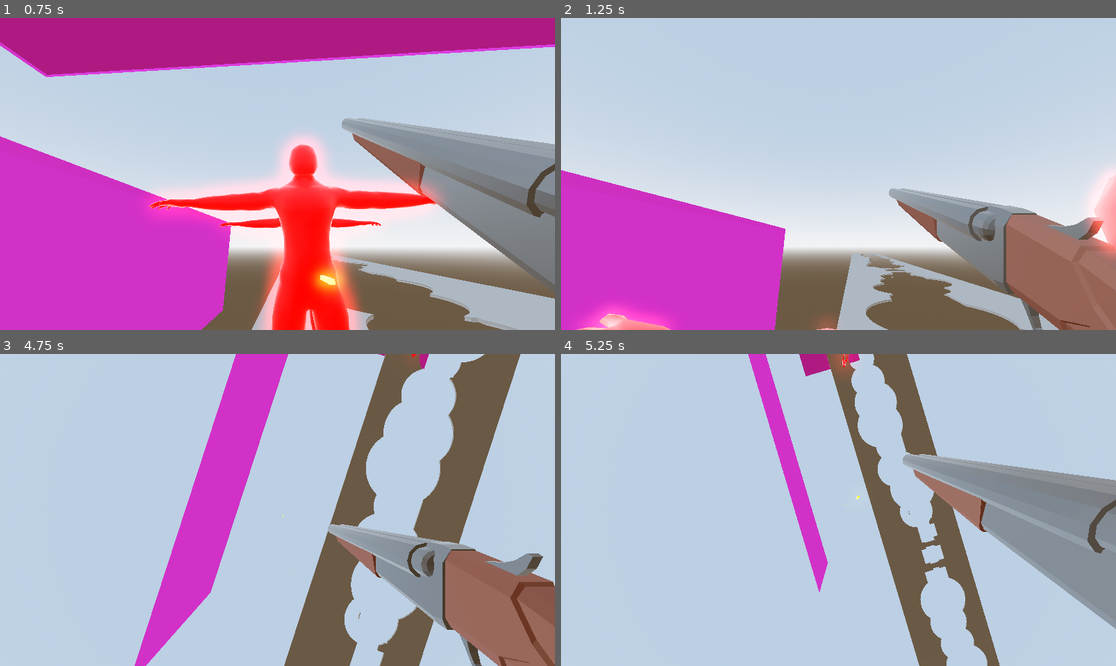
Above: before the commit, frames 1-4 (two rows, left to right).
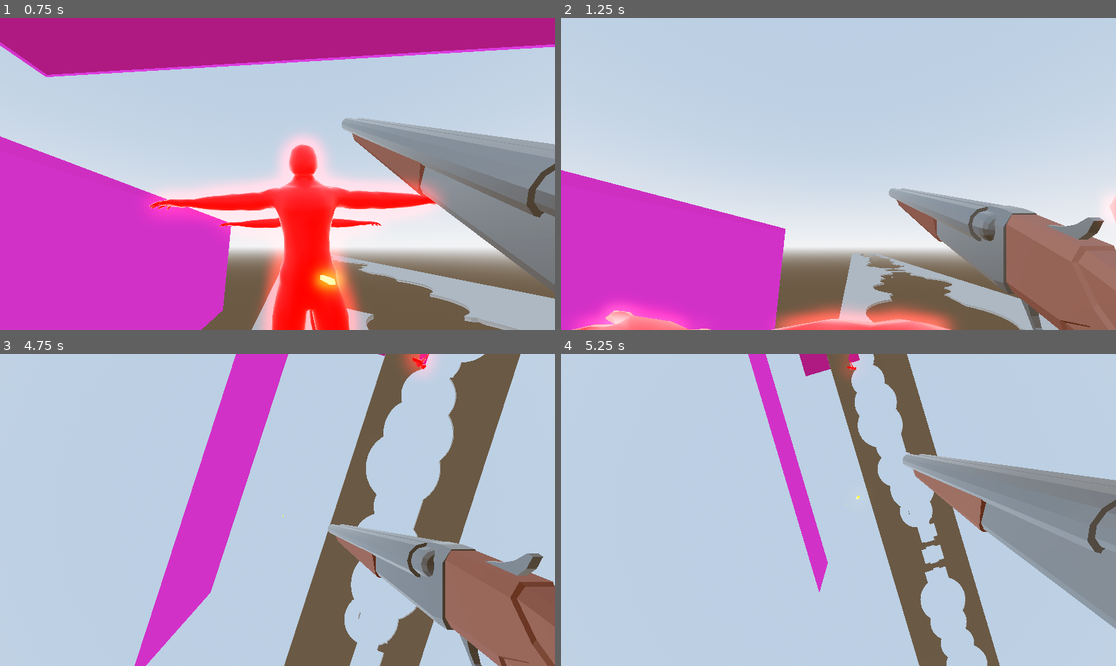
Above: after the commit, the same moments.

Repository: Games4Doritos/UWAGameJam2
Game: Godot game, scene res://Scenes/world.tscn
Two runs of this game, one before a commit and one after it. Both use one fixed random seed, a clock stepped at 60 frames per second and the inputs below. This scene is started directly instead of the project's main scene.
Inputs (mouse positions are in pixels of both pictures, inside the frame that each line leads up to):
- Up to frame 1 (0.75 s): move the mouse to (271, 180) at 0.52 s; hold W (forward) from 0.53 s (still down); hold Shift (run) from 0.53 s (still down); click (271, 180) at 0.67 s
- Up to frame 2 (1.25 s): keep holding W (forward); keep holding Shift (run); tap Space (jump) at 0.77 s
- Up to frame 3 (4.75 s): move the mouse to (316, 513) at 1.27 s; release Shift (run) at 1.28 s; click (316, 513) at 1.35 s; tap Space (jump) at 1.52, 3.02, 3.77, 4.52 s; move the mouse to (233, 506) at 2.02 s; hold Shift (run) 2.03-2.78 s; move the mouse to (283, 510) at 2.77 s; release W (forward) at 2.78 s; hold A (left) 2.78-3.53 s; click (283, 510) at 2.85 s; move the mouse to (255, 503) at 3.52 s; hold Shift (run) 3.53-4.28 s; hold W (forward) from 3.53 s (still down); move the mouse to (305, 510) at 4.27 s; click (305, 510) at 4.35 s
- Up to frame 4 (5.25 s): keep holding W (forward); move the mouse to (810, 510) at 5.02 s; hold Shift (run) from 5.03 s (still down); click (810, 510) at 5.17 s

Frame 1 is identical in both runs. In frame 2, 3.9% of the frame differs, in the area x 2-100%, y 48-100%; in frame 3, 0.4%; in frame 4, 0.1%.

Commit message:
feat: Player Hit Sound
Added impact noise when player is hit by electric ball.

Diff:
--- a/Scenes/enemy.tscn
+++ b/Scenes/enemy.tscn
@@ -410,11 +410,11 @@
 shape = SubResource("CapsuleShape3D_287tu")
 
 [node name="Physical Bone mixamorig_Neck" type="PhysicalBone3D" parent="RootNode/Skeleton3D/PhysicalBoneSimulator3D" index="4"]
-transform = Transform3D(-1, 9.3311095e-17, 1.459049e-16, -1.2246469e-16, 0.2147305, -0.97667336, -1.2246469e-16, -0.97667336, -0.2147305, 0.010082372, 2.2031326, -0.0059629437)
+transform = Transform3D(-1, 9.3311095e-17, 1.459049e-16, -1.2246469e-16, 0.2147305, -0.97667336, -1.2246469e-16, -0.97667336, -0.2147305, 0.010082372, 2.2031326, -0.00596912)
 collision_layer = 2
 joint_type = 5
-joint_offset = Transform3D(1, 0, 0, 0, 1, 0, 0, 0, 1, 6.4921275e-25, -0.00017958041, 0.043602783)
-body_offset = Transform3D(-1, 0, 1.4889251e-23, 0, 0.2147305, -0.97667336, 0, -0.97667336, -0.2147305, 0, 0.042624235, 0.009187455)
+joint_offset = Transform3D(1, 0, 0, 0, 1, 0, 0, 0, 1, 6.49193e-25, -0.00018561352, 0.043601457)
+body_offset = Transform3D(-1, 0, 1.4889251e-23, 0, 0.2147305, -0.97667336, 0, -0.97667336, -0.2147305, 0, 0.042624235, 0.009181279)
 bone_name = "mixamorig_Neck"
 joint_constraints/x/linear_limit_enabled = true
 joint_constraints/x/linear_limit_upper = 0.0
@@ -720,11 +720,11 @@
 shape = SubResource("CapsuleShape3D_vh8xy")
 
 [node name="Physical Bone mixamorig_LeftUpLeg" type="PhysicalBone3D" parent="RootNode/Skeleton3D/PhysicalBoneSimulator3D" index="12"]
-transform = Transform3D(-0.9965967, 1.013401e-07, -0.08243225, -0.082432, 0.0024360176, 0.9965937, 0.0002009074, 0.999997, -0.0024277188, 0.19261594, 1.0286961, -0.0036641117)
+transform = Transform3D(-0.9965967, 1.013401e-07, -0.08243225, -0.082432, 0.0024360176, 0.9965937, 0.0002009074, 0.999997, -0.0024277188, 0.19261596, 1.0286963, -0.0036632312)
 collision_layer = 2
 joint_type = 2
-joint_offset = Transform3D(1, 0, 0, 0, 1, 0, 0, 0, 1, 2.9445104e-07, -5.4175347e-05, 0.30517706)
-body_offset = Transform3D(1, -1.0099029e-07, 1.1687405e-08, 3.4606273e-09, 8.1490725e-09, -1.0000001, 1.0099029e-07, 1.0000001, 7.916242e-09, -2.9802322e-07, 0.3051771, 5.417294e-05)
+joint_offset = Transform3D(1, 0, 0, 0, 1, 0, 0, 0, 1, 3.2425325e-07, -5.505661e-05, 0.30517682)
+body_offset = Transform3D(1, -1.0099029e-07, 1.1687405e-08, 3.4606273e-09, 8.1490725e-09, -1.0000001, 1.0099029e-07, 1.0000001, 7.916242e-09, -3.2782555e-07, 0.30517685, 5.5054203e-05)
 bone_name = "mixamorig_LeftUpLeg"
 joint_constraints/swing_span = 45.0
 joint_constraints/twist_span = 0.0
@@ -737,11 +737,11 @@
 shape = SubResource("CapsuleShape3D_ve8xs")
 
 [node name="Physical Bone mixamorig_LeftLeg" type="PhysicalBone3D" parent="RootNode/Skeleton3D/PhysicalBoneSimulator3D" index="13"]
-transform = Transform3D(-0.99771625, 7.339758e-05, -0.0675449, -0.06754473, 0.0013993804, 0.9977153, 0.00016775087, 0.9999991, -0.0013912268, 0.23927768, 0.41173577, -0.002476805)
+transform = Transform3D(-0.99771625, 7.359104e-05, -0.0675449, -0.06754473, 0.0013993803, 0.9977153, 0.00016794389, 0.9999991, -0.0013912137, 0.23927768, 0.41173577, -0.0024752608)
 collision_layer = 2
 joint_type = 2
-joint_offset = Transform3D(1, 0, 0, 0, 1, 0, 0, 0, 1, 0.00032693808, -6.4416585e-05, 0.31356436)
-body_offset = Transform3D(1, -3.209323e-06, -8.771168e-07, -8.916256e-07, 1.9453e-07, -1.0000001, 3.209294e-06, 1.0000001, 1.9464642e-07, -0.00032666326, 0.3135644, 6.4354506e-05)
+joint_offset = Transform3D(1, 0, 0, 0, 1, 0, 0, 0, 1, 0.00032693805, -6.5964865e-05, 0.31356436)
+body_offset = Transform3D(1, -3.402325e-06, -8.7711464e-07, -8.91357e-07, 2.0768493e-07, -1.0000001, 3.4023105e-06, 1.0000001, 2.0768493e-07, -0.00032666326, 0.3135644, 6.589864e-05)
 bone_name = "mixamorig_LeftLeg"
 joint_constraints/swing_span = 45.0
 joint_constraints/twist_span = 0.0
@@ -829,11 +829,11 @@
 shape = SubResource("CapsuleShape3D_c1gwg")
 
 [node name="Physical Bone mixamorig_RightUpLeg" type="PhysicalBone3D" parent="RootNode/Skeleton3D/PhysicalBoneSimulator3D" index="15"]
-transform = Transform3D(-0.9965967, -1.8436584e-06, 0.08243269, 0.08243263, -0.0012337533, 0.9965959, 9.986422e-05, 0.9999992, 0.0012297063, -0.1724508, 1.0286975, -0.0035341387)
+transform = Transform3D(-0.9965967, -1.8920844e-06, 0.08243269, 0.08243263, -0.0012337534, 0.9965959, 9.981597e-05, 0.9999992, 0.0012297105, -0.1724508, 1.0286975, -0.0035341387)
 collision_layer = 2
 joint_type = 2
-joint_offset = Transform3D(1, 0, 0, 0, 1, 0, 0, 0, 1, 6.642598e-08, -4.9311403e-08, 0.3051749)
-body_offset = Transform3D(0.9999998, 1.83659e-06, -2.1766495e-07, -2.1964509e-07, 1.6135164e-07, -0.99999976, -1.8365681e-06, 1, 1.6158447e-07, 0, 0.30517483, 0)
+joint_offset = Transform3D(1, 0, 0, 0, 1, 0, 0, 0, 1, 6.6425855e-08, -5.0590376e-08, 0.3051749)
+body_offset = Transform3D(0.9999998, 1.8848368e-06, -2.1766452e-07, -2.1958576e-07, 1.6542617e-07, -0.99999976, -1.8848223e-06, 1, 1.6577542e-07, 0, 0.30517483, 0)
 bone_name = "mixamorig_RightUpLeg"
 joint_constraints/swing_span = 45.0
 joint_constraints/twist_span = 0.0
@@ -971,6 +971,7 @@
 stream = ExtResource("3_afpow")
 volume_db = -10.0
 autoplay = true
+parameters/looping = false
 
 [connection signal="area_entered" from="Area3D" to="." method="_on_area_3d_area_entered"]
 [connection signal="timeout" from="Timer" to="." method="_on_timer_timeout"]
--- a/Scenes/player.tscn
+++ b/Scenes/player.tscn
@@ -1,7 +1,8 @@
-[gd_scene load_steps=5 format=3 uid="uid://cl8phx268dihq"]
+[gd_scene load_steps=6 format=3 uid="uid://cl8phx268dihq"]
 
 [ext_resource type="Script" uid="uid://dudgtuopdexsv" path="res://Scripts/player.gd" id="1_rpqav"]
 [ext_resource type="PackedScene" uid="uid://dv4ke34goy3tr" path="res://Scenes/shotgun.tscn" id="2_kyqiw"]
+[ext_resource type="AudioStream" uid="uid://7qnjrwa413ik" path="res://sounds/simple-zaps-48138.mp3" id="3_gntrk"]
 
 [sub_resource type="CapsuleShape3D" id="CapsuleShape3D_kyqiw"]
 
@@ -32,3 +33,11 @@
 
 [node name="shotgun" parent="Yaw/Pitch/Camera3D" instance=ExtResource("2_kyqiw")]
 transform = Transform3D(-1.3113417e-08, 0, 0.3, 0, 0.3, 0, -0.3, 0, -1.3113417e-08, 0.32701033, -0.22464943, -0.12705874)
+
+[node name="AudioStreamPlayer3D" type="AudioStreamPlayer3D" parent="."]
+stream = ExtResource("3_gntrk")
+
+[node name="Timer" type="Timer" parent="."]
+wait_time = 0.5
+
+[connection signal="timeout" from="Timer" to="." method="_on_timer_timeout"]
--- a/Scripts/player.gd
+++ b/Scripts/player.gd
@@ -33,6 +33,10 @@
 
 	#flip view without affecting movement!
 	cam.rotate_x(deg_to_rad(180))
+
+func hit() -> void:
+	$AudioStreamPlayer3D.play()
+	$Timer.start()
 
 
 func _unhandled_input(event: InputEvent) -> void:
@@ -93,3 +97,7 @@
 
 			# Apply force in the opposite direction of collision
 			body.apply_impulse(-collision.get_normal() * 1000000000, collision.get_position() - body.global_position)
+
+
+func _on_timer_timeout() -> void:
+	$AudioStreamPlayer3D.stop()
--- a/electric_ball.gd
+++ b/electric_ball.gd
@@ -17,3 +17,4 @@
 func _on_body_entered(body: Node3D) -> void:
 	if body.is_in_group("player"):
 		get_tree().current_scene.gameOver()
+		body.hit()
Not shown, added: sounds/simple-zaps-48138.mp3.import
Not shown, added: sounds/simple-zaps-48138.mp3
